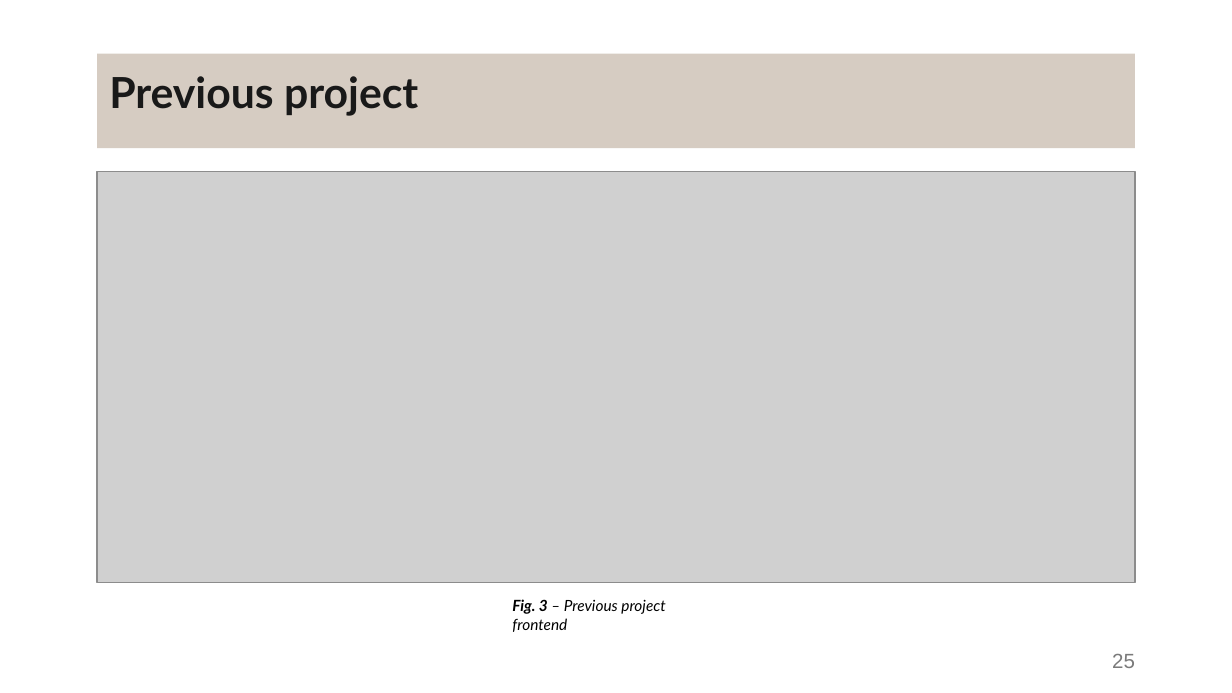
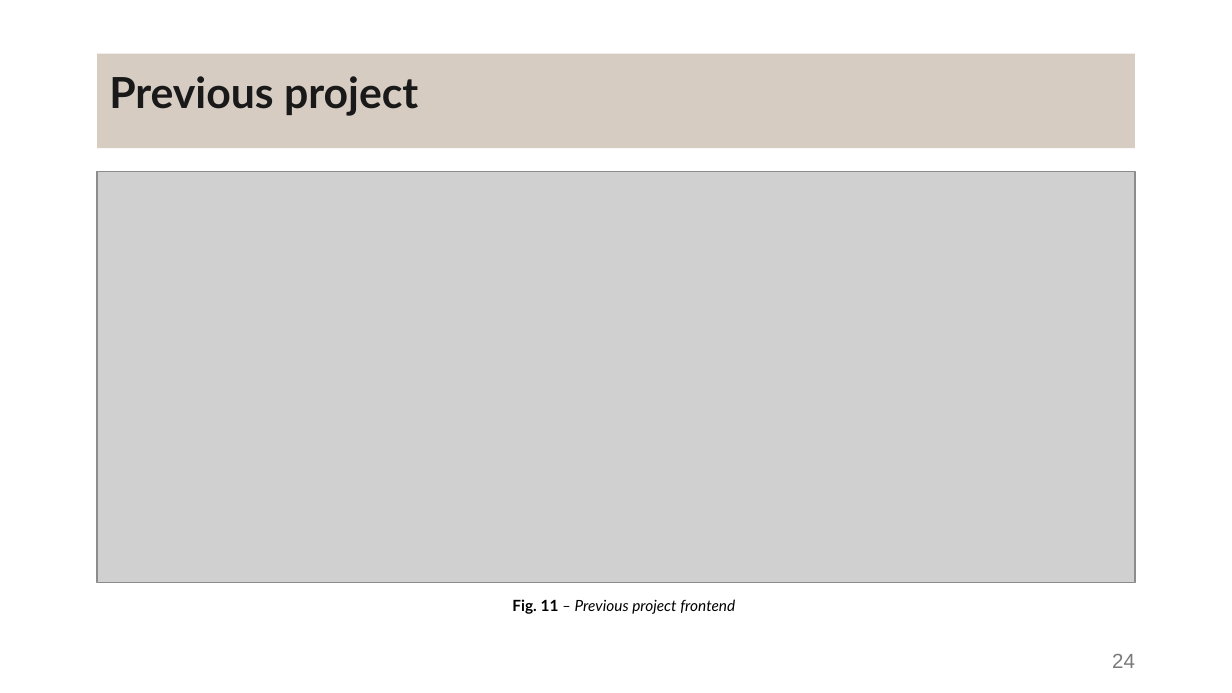
Before and after one commit to DanielaTomas/FCUP-SCHEDULE, a slide deck: slide 24 of Docs/Presentation.pptx (slide 25 before the commit). Drawn at 1232x693 pixels with LibreOffice and Linux fonts; fonts in the diff are those of the drawing; grey boxes stand for pictures. Boxes give left, top, right and bottom in pixels: in the first picture for what was removed or moved away, otherwise in the second. Text is boxed around its words. In the diff, an @@ line names an element or a change of style, - is before the commit and + after.

```diff
--- a/Docs/Presentation.pptx
+++ b/Docs/Presentation.pptx
@@ text at box(512, 599, 735, 614): text changed @@
-Fig. 3 – Previous project frontend
+Fig. 11 – Previous project frontend
@@ page number at box(1112, 654, 1135, 668): text changed @@
-25
+24
```
Also in this commit, not shown: 19 other slides changed.
